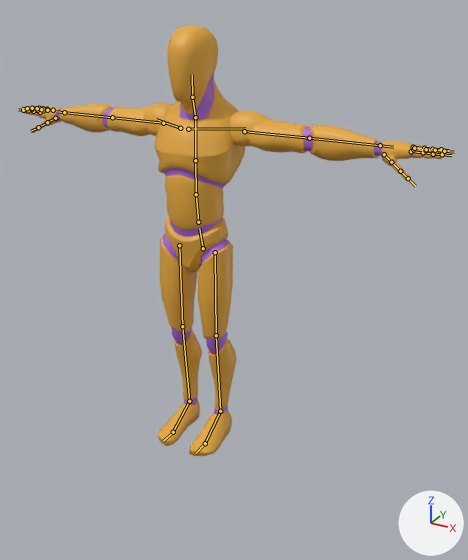
What one commit did to the glTF model public/assets/characters/Anims.glb.
Both versions are drawn from a camera (50 mm lens) standing at (1.4, -2.21, 1.93) and looking at (0.21, -0.05, 0.85). Every picture has the same lights, and +X, +Y and +Z are marked at lower right. The older version comes first. The bones that change, and the others that lie on the model, are drawn over the model as lines.

The first picture shows 'Mannequin'.
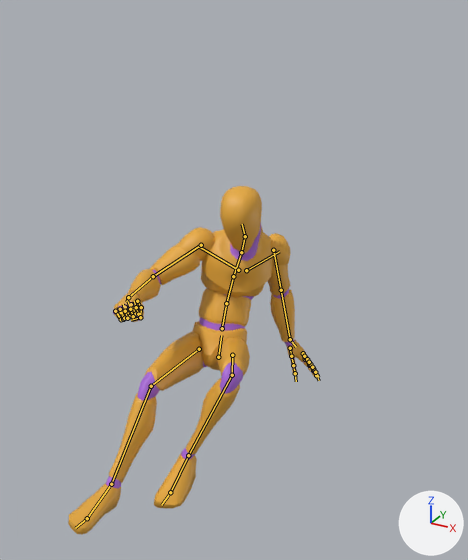
The newer file adds an action. The first version stands in its rest pose; the second is drawn at frame 5 of the action 'Slide_Start'.

Changed parts and their boxes [x1, y1, x2, y2] in the pictures (468 x 560 px):
'Mannequin', posed (41% narrower, 19% shorter)
    before: [22, 25, 447, 456]
    after: [68, 186, 317, 534]
bone 'pelvis', root to tip
    before: (203, 248) to (199, 228)
    after: (218, 357) to (221, 335)
bone 'spine_02', root to tip
    before: (196, 194) to (195, 160)
    after: (226, 303) to (233, 276)
bone 'spine_03', root to tip
    before: (195, 160) to (195, 120)
    after: (233, 276) to (241, 254)
bone 'neck_01', root to tip
    before: (195, 117) to (192, 97)
    after: (241, 252) to (245, 236)
bone 'Head', root to tip
    before: (192, 97) to (192, 75)
    after: (245, 236) to (242, 224)
bone 'clavicle_l', root to tip
    before: (188, 129) to (245, 128)
    after: (246, 270) to (279, 251)
bone 'upperarm_l', root to tip
    before: (244, 131) to (309, 138)
    after: (273, 250) to (281, 290)
bone 'lowerarm_l', root to tip
    before: (309, 138) to (380, 145)
    after: (281, 290) to (290, 339)
bone 'hand_l', root to tip
    before: (380, 145) to (393, 147)
    after: (290, 339) to (296, 347)
bone 'index_03_l', root to tip
    before: (433, 154) to (442, 154)
    after: (313, 370) to (316, 375)
bone 'middle_03_l', root to tip
    before: (436, 151) to (446, 152)
    after: (313, 369) to (317, 374)
bone 'pinky_03_l', root to tip
    before: (432, 149) to (441, 149)
    after: (310, 364) to (313, 368)
bone 'ring_03_l', root to tip
    before: (435, 150) to (444, 151)
    after: (312, 367) to (315, 372)
bone 'clavicle_r', root to tip
    before: (180, 128) to (156, 119)
    after: (238, 270) to (198, 246)
bone 'upperarm_r', root to tip
    before: (163, 123) to (112, 117)
    after: (201, 245) to (153, 276)
bone 'lowerarm_r', root to tip
    before: (112, 117) to (64, 112)
    after: (153, 276) to (128, 297)
bone 'hand_r', root to tip
    before: (64, 112) to (56, 111)
    after: (128, 297) to (126, 301)
bone 'index_01_r', root to tip
    before: (40, 112) to (33, 111)
    after: (131, 304) to (135, 314)
bone 'index_02_r', root to tip
    before: (33, 111) to (28, 110)
    after: (135, 314) to (138, 314)
bone 'index_03_r', root to tip
    before: (28, 110) to (23, 110)
    after: (138, 314) to (136, 307)
bone 'middle_01_r', root to tip
    before: (43, 110) to (37, 110)
    after: (125, 307) to (129, 316)
bone 'middle_02_r', root to tip
    before: (37, 110) to (32, 109)
    after: (129, 316) to (133, 316)
bone 'middle_03_r', root to tip
    before: (32, 109) to (27, 108)
    after: (133, 316) to (130, 309)
bone 'pinky_01_r', root to tip
    before: (53, 110) to (47, 109)
    after: (115, 311) to (121, 319)
bone 'pinky_02_r', root to tip
    before: (47, 109) to (43, 108)
    after: (121, 319) to (123, 319)
bone 'pinky_03_r', root to tip
    before: (43, 108) to (39, 108)
    after: (123, 319) to (121, 312)
bone 'ring_01_r', root to tip
    before: (47, 110) to (41, 109)
    after: (120, 309) to (124, 318)
bone 'ring_02_r', root to tip
    before: (41, 109) to (37, 108)
    after: (124, 318) to (127, 318)
bone 'ring_03_r', root to tip
    before: (37, 108) to (32, 108)
    after: (127, 318) to (125, 311)
bone 'thumb_01_r', root to tip
    before: (55, 118) to (47, 122)
    after: (137, 301) to (141, 307)
bone 'thumb_02_r', root to tip
    before: (47, 122) to (38, 127)
    after: (141, 307) to (140, 317)
bone 'thumb_03_r', root to tip
    before: (38, 127) to (31, 131)
    after: (140, 317) to (131, 320)
bone 'thigh_l', root to tip
    before: (215, 252) to (216, 335)
    after: (232, 355) to (232, 375)
bone 'calf_l', root to tip
    before: (216, 335) to (220, 411)
    after: (232, 375) to (188, 455)
bone 'foot_l', root to tip
    before: (220, 411) to (205, 443)
    after: (188, 455) to (170, 492)
bone 'thigh_r', root to tip
    before: (179, 245) to (182, 326)
    after: (199, 349) to (151, 386)
bone 'calf_r', root to tip
    before: (182, 326) to (189, 401)
    after: (151, 386) to (111, 484)
bone 'foot_r', root to tip
    before: (189, 401) to (173, 432)
    after: (111, 484) to (87, 518)

What the commit changed:
Bone 'pelvis' (bone_pelvis) moves from (0.0, 0.0, 0.0) to (0.017, -0.594, 0.055).
Bone 'pelvis' (bone_pelvis) turns from (0, 0, 0) to (-39, 6, 1) degrees about its own x, y and z.
Bone 'spine_02' (bone_spine_02) turns from (0, 0, 0) to (30, 11, -9) degrees about its own x, y and z.
Bone 'spine_03' (bone_spine_03) turns from (0, 0, 0) to (33, 32, 7) degrees about its own x, y and z.
Bone 'neck_01' (bone_neck_01) turns from (0, 0, 0) to (-33, -18, 12) degrees about its own x, y and z.
Bone 'Head' (bone_head) turns from (0, 0, 0) to (32, -12, 8) degrees about its own x, y and z.
Bone 'clavicle_l' (bone_clavicle_l) turns from (0, 0, 0) to (0, 0, 5) degrees about its own x, y and z.
Bone 'upperarm_l' (bone_upperarm_l) turns from (0, 0, 0) to (12, 8, -67) degrees about its own x, y and z.
Bone 'lowerarm_l' (bone_lowerarm_l) turns from (0, 0, 0) to (27, -1, 0) degrees about its own x, y and z.
Bone 'hand_l' (bone_hand_l) turns from (0, 0, 0) to (8, -4, 30) degrees about its own x, y and z.
Bone 'index_03_l' (bone_index_03_l) turns from (0, 0, 0) to (3, 0, 0) degrees about its own x, y and z.
Bone 'middle_03_l' (bone_middle_03_l) turns from (0, 0, 0) to (3, 0, 0) degrees about its own x, y and z.
Bone 'pinky_03_l' (bone_pinky_03_l) turns from (0, 0, 0) to (3, 0, 0) degrees about its own x, y and z.
Bone 'ring_03_l' (bone_ring_03_l) turns from (0, 0, 0) to (3, 0, 0) degrees about its own x, y and z.
Bone 'clavicle_r' (bone_clavicle_r) turns from (0, 0, 0) to (0, 0, -7) degrees about its own x, y and z.
Bone 'upperarm_r' (bone_upperarm_r) turns from (0, 0, 0) to (39, -5, 15) degrees about its own x, y and z.
Bone 'lowerarm_r' (bone_lowerarm_r) turns from (0, 0, 0) to (42, 51, -5) degrees about its own x, y and z.
Bone 'hand_r' (bone_hand_r) turns from (0, 0, 0) to (15, -4, 5) degrees about its own x, y and z.
Bone 'index_01_r' (bone_index_01_r) turns from (0, 0, 0) to (78, 0, 0) degrees about its own x, y and z.
Bone 'index_02_r' (bone_index_02_r) turns from (0, 0, 0) to (77, 0, 0) degrees about its own x, y and z.
Bone 'index_03_r' (bone_index_03_r) turns from (0, 0, 0) to (77, 0, 0) degrees about its own x, y and z.
Bone 'middle_01_r' (bone_middle_01_r) turns from (0, 0, 0) to (78, 0, 0) degrees about its own x, y and z.
Bone 'middle_02_r' (bone_middle_02_r) turns from (0, 0, 0) to (77, 0, 0) degrees about its own x, y and z.
Bone 'middle_03_r' (bone_middle_03_r) turns from (0, 0, 0) to (77, 0, 0) degrees about its own x, y and z.
Bone 'pinky_01_r' (bone_pinky_01_r) turns from (0, 0, 0) to (83, 6, -6) degrees about its own x, y and z.
Bone 'pinky_02_r' (bone_pinky_02_r) turns from (0, 0, 0) to (77, 3, 0) degrees about its own x, y and z.
Bone 'pinky_03_r' (bone_pinky_03_r) turns from (0, 0, 0) to (77, 0, 0) degrees about its own x, y and z.
Bone 'ring_01_r' (bone_ring_01_r) turns from (0, 0, 0) to (78, 0, 0) degrees about its own x, y and z.
Bone 'ring_02_r' (bone_ring_02_r) turns from (0, 0, 0) to (77, 0, 0) degrees about its own x, y and z.
Bone 'ring_03_r' (bone_ring_03_r) turns from (0, 0, 0) to (77, 0, 0) degrees about its own x, y and z.
Bone 'thumb_01_r' (bone_thumb_01_r) turns from (0, 0, 0) to (11, 0, -5) degrees about its own x, y and z.
Bone 'thumb_02_r' (bone_thumb_02_r) turns from (0, 0, 0) to (25, -3, 0) degrees about its own x, y and z.
Bone 'thumb_03_r' (bone_thumb_03_r) turns from (0, 0, 0) to (87, 0, 0) degrees about its own x, y and z.
Bone 'thigh_l' (bone_thigh_l) turns from (0, 0, 0) to (-64, -15, -24) degrees about its own x, y and z.
Bone 'calf_l' (bone_calf_l) turns from (0, 0, 0) to (97, -38, 3) degrees about its own x, y and z.
Bone 'foot_l' (bone_foot_l) turns from (0, 0, 0) to (16, 19, 8) degrees about its own x, y and z.
Bone 'thigh_r' (bone_thigh_r) turns from (0, 0, 0) to (-54, 2, 5) degrees about its own x, y and z.
Bone 'calf_r' (bone_calf_r) turns from (0, 0, 0) to (44, -2, 0) degrees about its own x, y and z.
Bone 'foot_r' (bone_foot_r) turns from (0, 0, 0) to (33, -6, -7) degrees about its own x, y and z.
